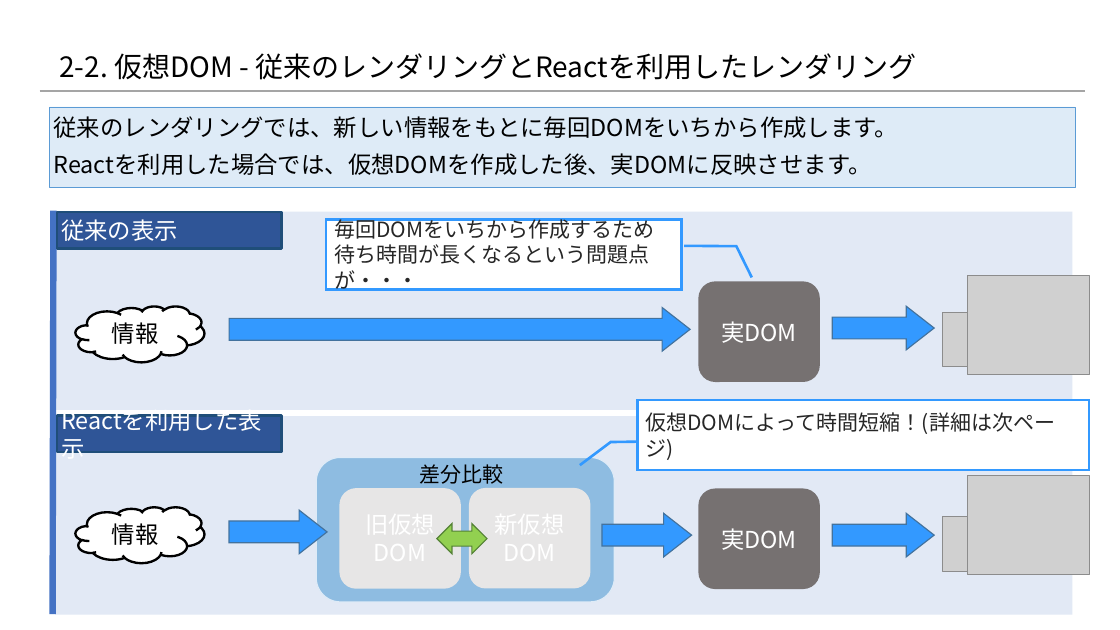
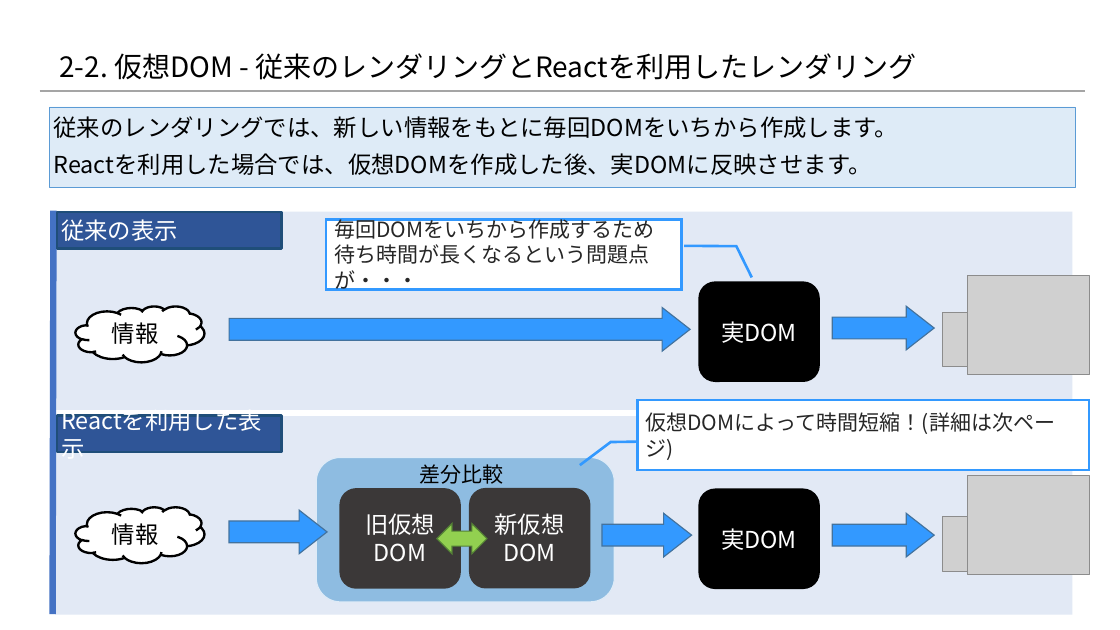
Before and after one commit to 2018SYSTEMI34/diary, a slide deck: slide 9 of doc/02_SlideShare/01.ネタ/２_Reactの基礎/Reactを用いたスマホアプリケーション開発入門 Reactの基礎編.pptx. Drawn at 1120x630 pixels with LibreOffice and Linux fonts; fonts in the diff are those of the drawing; grey boxes stand for pictures; background and template pictures are left out. Boxes give left, top, right and bottom in pixels: in the first picture for what was removed or moved away, otherwise in the second. Text is boxed around its words. In the diff, an @@ line names an element or a change of style, - is before the commit and + after.

```diff
--- a/doc/02_SlideShare/01.ネタ/２_Reactの基礎/Reactを用いたスマホアプリケーション開発入門 Reactの基礎編.pptx
+++ b/doc/02_SlideShare/01.ネタ/２_Reactの基礎/Reactを用いたスマホアプリケーション開発入門 Reactの基礎編.pptx
@@ rounded rectangle "実DOM" at (698,281,820,382): fill #767171 to #000000 @@
@@ rounded rectangle "旧仮想DOM" at (339,488,461,589): fill #E7E6E6 to #3B3838 @@
@@ rounded rectangle "新仮想DOM" at (469,488,591,589): fill #E7E6E6 to #3B3838 @@
@@ rounded rectangle "実DOM" at (698,489,820,590): fill #767171 to #000000 @@
```
Also in this commit, not shown: 18 other slides changed.
